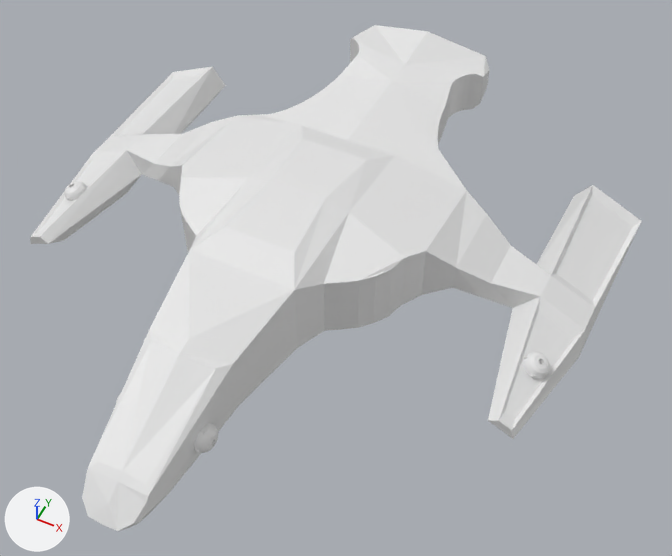
Renders of the Blender file Blender/player.blend from each side of a commit.
One viewpoint serves both versions: a 50 mm lens placed at (6.05, -11.59, 12.09), pointed at (0.87, -1.23, -0.85). The lights are fixed; the arrows at lower left show +X, +Y and +Z.

The first picture shows 'Body', 'gun_holder1', 'gun_holder3'.
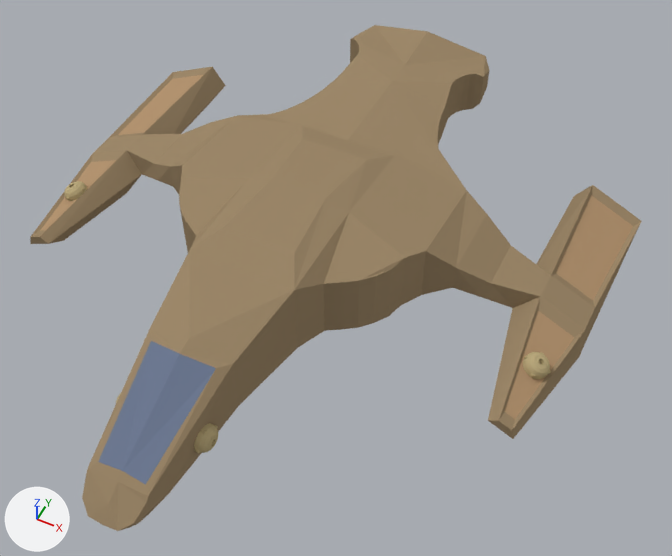
The change, as a diff of the scene's bpy script:
```diff
--- a/Blender/player.blend.py
+++ b/Blender/player.blend.py
@@ mat_mat @@
+mat_mat = diffuse_material('mat')
+mat_mat.base_color = (0.495, 0.401, 0.209)  # beige #bbaa7e
@@ mat_side_001 @@
+mat_side_001 = diffuse_material('Side.001')
+mat_side_001.base_color = (0.336, 0.246, 0.144)  # brown #9d886a
@@ mat_window @@
+mat_window = diffuse_material('Window')
+mat_window.base_color = (0.158, 0.196, 0.293)  # blue #6f7a93
@@ mat_top @@
+mat_top = diffuse_material('top')
+mat_top.base_color = (0.45, 0.294, 0.163)  # brown #b39470
@@ mat_back @@
+mat_back = diffuse_material('Back')
+mat_back.base_color = (0.295, 0.0735, 0.0101)  # brown #944d1a
@@ me_cube @@
 me_cube.from_pydata(...)  # 163 vertices, 124 faces; spans x 0.0..5.57, y -7.3..5.1, z -1.64..0.83
 # used by ob_body; location = (0.0, 0.0, 0.0)
+# me_cube part 1: the 1 face centred in x 0.26, y -5.74, z 0.16 switches from mat_material (white #e7e7e7) to mat_window (blue #6f7a93)
+# me_cube part 2: 1 of the faces centred in x 4.83, y -1.6, z -0.81 switch from mat_material (white #e7e7e7) to mat_top (brown #b39370)
+# me_cube part 3: 1 of the faces centred in x 4.94, y 1.68, z -0.85 switch from mat_material (white #e7e7e7) to mat_top (brown #b39370)
+# me_cube part 4: 110 of the faces centred in x 0.24..5.49, y -7.21..5.1, z -1.59..0.83 switch from mat_material (white #e7e7e7) to mat_side_001 (brown #9d886a)
+me_cube.materials.append(mat_window)  # blue #6f7a93
+me_cube.materials.append(mat_back)  # brown #944d1a
@@ me_cylinder @@
 me_cylinder.from_pydata(...)  # 1380 vertices, 1318 faces; spans x -1.11..1.11, y -1.13..1.13, z -0.36..0.52
+me_cylinder.materials.append(mat_mat)  # beige #bbaa7e
@@ me_cylinder_002 @@
 me_cylinder_002.from_pydata(...)  # 1380 vertices, 1318 faces; spans x -1.11..1.11, y -1.13..1.13, z -0.36..0.52
+me_cylinder_002.materials.append(mat_mat)  # beige #bbaa7e
```

Where the change shows, as pixel boxes [x1, y1, x2, y2] in the pictures (672 x 556 px):
'gun_holder3', recoloured (white to beige)
    both: [523, 352, 551, 379]
'gun_holder1', recoloured
    both: [194, 423, 218, 453]
part 1 of me_cube, recoloured (white to blue)
    both: [98, 341, 216, 485]
part 2 of me_cube, recoloured (white to brown)
    both: [41, 160, 574, 419]
part 3 of me_cube, recoloured (white to brown)
    both: [118, 75, 633, 300]
part 4 of me_cube, recoloured (white to brown)
    both: [30, 25, 641, 531]
